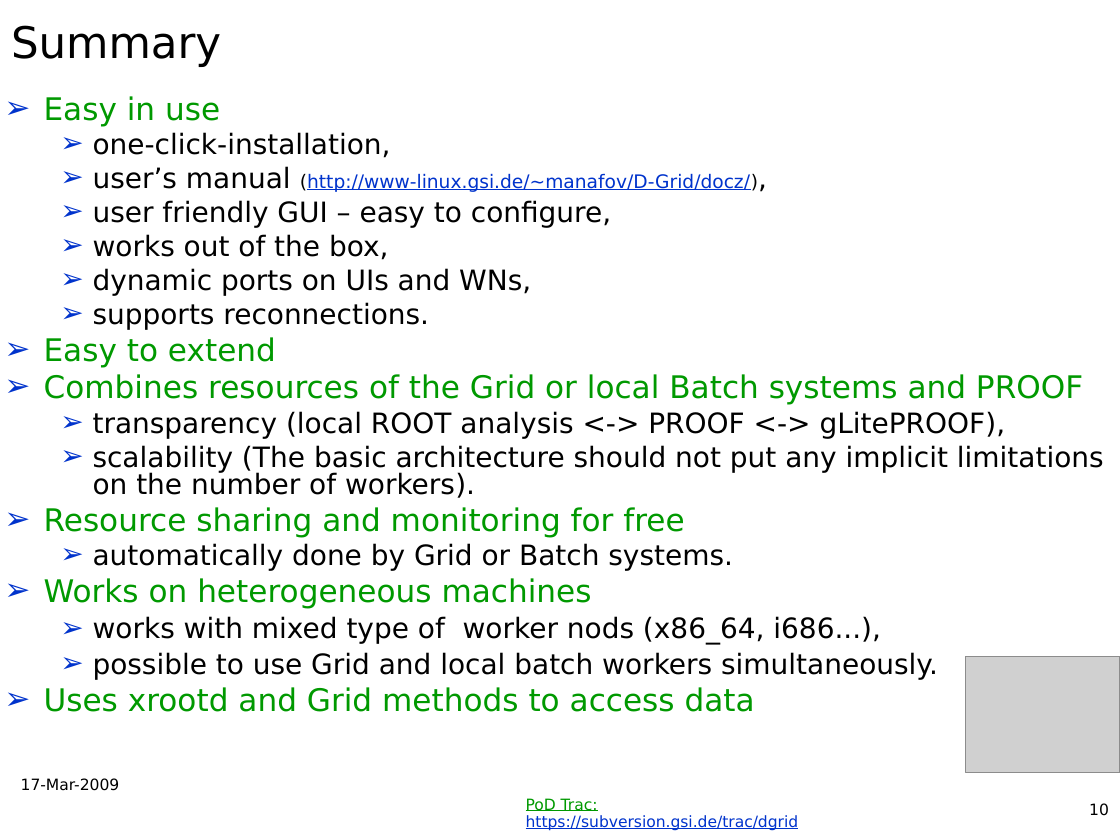
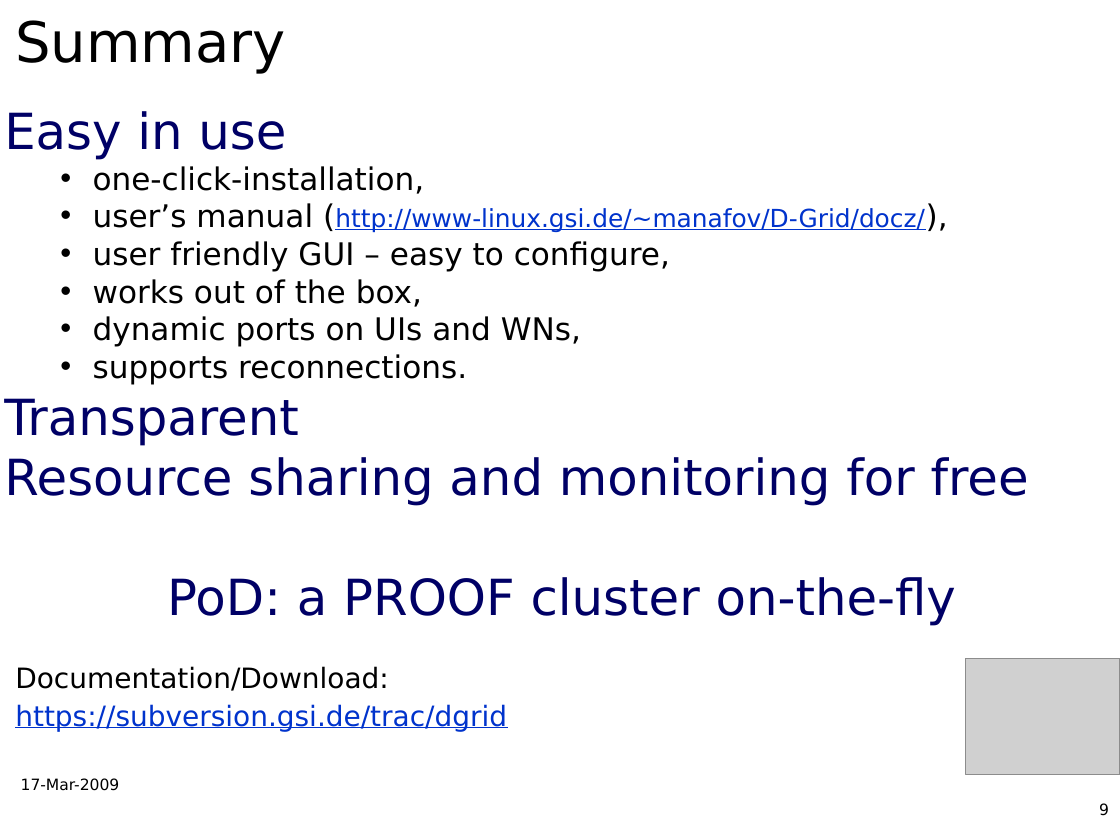
Before and after one commit to AnarManafov/PoDDocumentation, a slide deck: slide 9 of DPG/03-2009/DPG_03-2009-PoD-AnarManafov.ppt (slide 10 before the commit). Drawn at 1120x840 pixels with LibreOffice and Linux fonts; fonts in the diff are those of the drawing; grey boxes stand for pictures; background and template pictures are left out. Boxes give left, top, right and bottom in pixels: in the first picture for what was removed or moved away, otherwise in the second. Text is boxed around its words. In the diff, an @@ line names an element or a change of style, - is before the commit and + after.

Commit message:
DPG 2009 presentation - v0.8

```diff
--- a/DPG/03-2009/DPG_03-2009-PoD-AnarManafov.ppt
+++ b/DPG/03-2009/DPG_03-2009-PoD-AnarManafov.ppt
@@ title "Summary" at [15,20,285,74]: size 28 to 36 pt @@
@@ text at [4,111,1029,506]: size 20 to 32 pt, text colour #009900 to #000066 in "Easy in use", "Resource sharing and monitoring for free"; size 18 to 20 pt in "one-click-installation,", "user’s manual (http://www-linux.gsi.de/~manafov/D-Grid/docz/ ...", "user friendly GUI – easy to configure,", "works out of the box," and 2 more places; size 12 to 20 pt, size 12 to 16 pt in "(http://www-linux.gsi.de/~manafov/D-Grid/docz/),"; bullet ➢ to none; more space between paragraphs; bullet ➢ to •; bullet colour #0033CC to #000000 @@
@@ text at [4,398,299,446]: text changed; size 18 to 32 pt; text colour #000000 to #000066 @@
-➢ Easy to extend
-➢ Combines resources of the Grid or local Batch systems and PROOF
-  ➢ transparency (local ROOT analysis <-> PROOF <-> gLitePROOF),
-  ➢ scalability (The basic architecture should not put any implicit limitations on the number of workers).
+Transparent
@@ text at [167,577,956,626]: text changed; size 18 to 32 pt; text colour #000000 to #000066 @@
-  ➢ automatically done by Grid or Batch systems.
-➢ Works on heterogeneous machines
-  ➢ works with mixed type of worker nods (x86_64, i686...),
-  ➢ possible to use Grid and local batch workers simultaneously.
-➢ Uses xrootd and Grid methods to access data
+PoD: a PROOF cluster on-the-fly
@@ text at [15,666,507,732]: text changed; size 10 to 18 pt @@
-PoD Trac: https://subversion.gsi.de/trac/dgrid
+Documentation/Download:
+https://subversion.gsi.de/trac/dgrid
@@ page number at [1099,803,1109,816]: text changed @@
-10
+9
```
Also in this commit, not shown: 4 other slides changed, 2 slides added, 2 slides removed, 1 other file.
